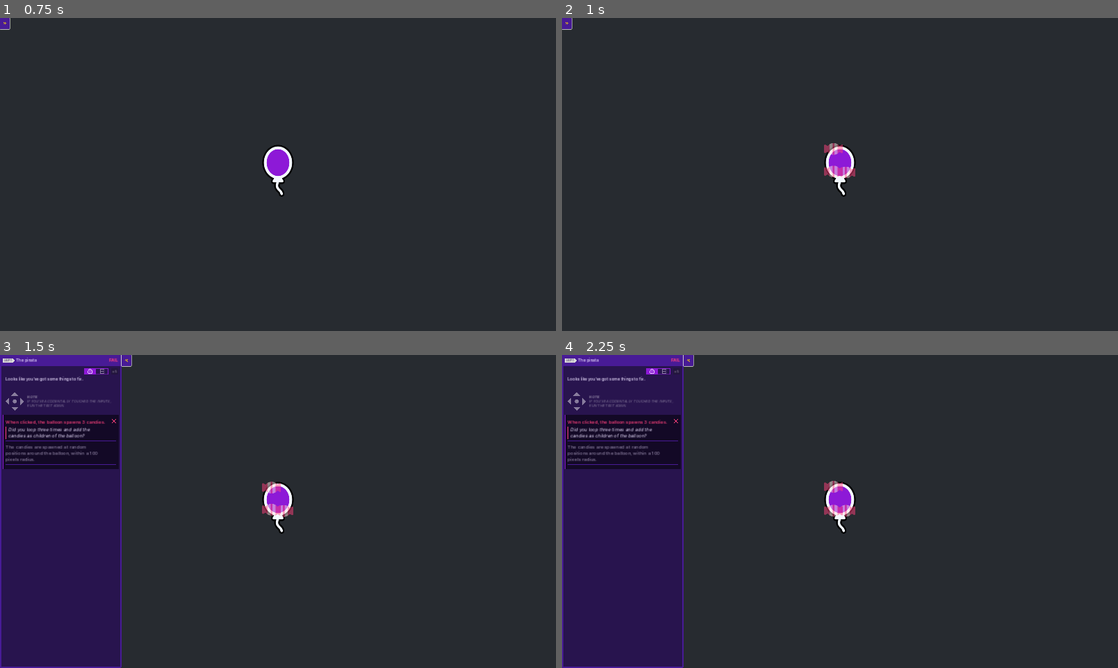
Above: before the commit, frames 1-4 (two rows, left to right).
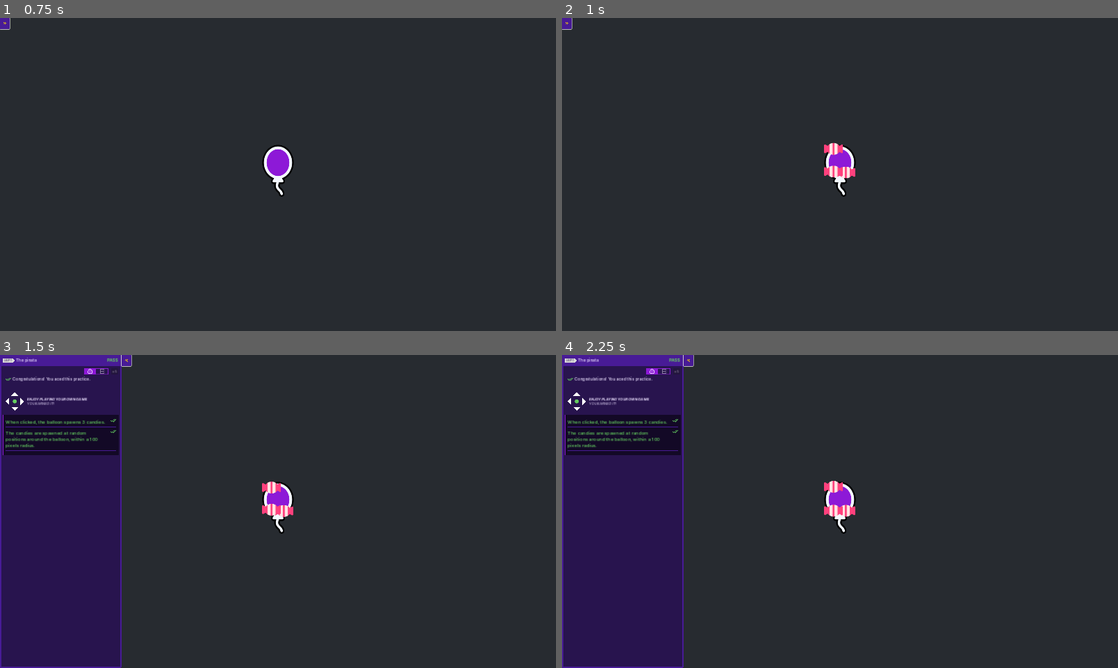
Above: after the commit, the same moments.

Repository: ylirin/2d-GameDev-Course
Game: Godot game, scene res://practices/L6.P1.the_pinata/the_pinata.tscn
Same seed, same stepped clock (60 frames per second), same inputs: the game is played once before the commit and once after it. This scene is started directly instead of the project's main scene.
Inputs (mouse positions are in pixels of both pictures, inside the frame that each line leads up to):
- Up to frame 1 (0.75 s): click (127, 24) at 0.5 s
- Up to frame 2 (1 s): no input
- Up to frame 3 (1.5 s): tap Enter at 1.25 s; move the mouse to (278, 511) at 1.27 s; press the mouse at (278, 511) at 1.28 s; hold D (move_right) from 1.28 s (still down)
- Up to frame 4 (2.25 s): tap Space at 1.52, 2 s; move the mouse to (840, 508) at 2.02 s; release D (move_right) at 2.03 s; release the mouse at (840, 508) at 2.03 s; hold S (move_down) from 2.03 s (still down); right-click (840, 508) at 2.1 s; click (840, 508) at 2.17 s

Frame 1 is identical in both runs. In frame 2, 0.3% of the frame differs, in the area x 47-53%, y 39-52%; in frame 3, 2.5%, in the area x 0-53%, y 1-52%; in frame 4, 2.5%.

Commit message:
L6. UPDATE

Diff:
--- a/M06.looting_workbook/practices/L6.P1.the_pinata/balloon_pinata.gd
+++ b/M06.looting_workbook/practices/L6.P1.the_pinata/balloon_pinata.gd
@@ -19,14 +19,16 @@
 
 func spawn_candy() -> void:
 	# You have to loop 3 times over the next lines of code!
-	for current_index in range(0):
+	for current_index in range(3):
 		# Complete the variables to calculate a random position in a circle using polar coordinates.
-		var radius := 0.0
-		var angle := 0.0
+		var radius := randf_range(0.0, 100.0)
+		var angle := randf_range(0.0, 2.0 * PI)
 
-		var random_direction := Vector2()
-		var random_position := Vector2()
+		var random_direction := Vector2(1.0, 0.0).rotated(angle)
+		var random_position := (radius * random_direction)
 
 		# Instantiate and add the candy as a child of the piñata.
 		const CANDY_PACKED_SCENE := preload("candy/candy.tscn")
-		var candy: Node2D = null
+		var candy: Node2D = CANDY_PACKED_SCENE.instantiate()
+		add_child(candy)
+		candy.position = random_position
--- a/M06.looting_workbook/practices/L6.P1.the_pinata/the_pinata.tscn
+++ b/M06.looting_workbook/practices/L6.P1.the_pinata/the_pinata.tscn
@@ -1,16 +1,11 @@
-[gd_scene load_steps=3 format=3]
+[gd_scene load_steps=2 format=3 uid="uid://bknisi7mlbrn8"]
 
 [ext_resource type="PackedScene" path="res://practices/L6.P1.the_pinata/balloon_pinata.tscn" id="1_33y8y"]
-[ext_resource type="Script" path="res://practices/L6.P1.the_pinata/balloon_pinata.gd" id="2_qwpvp"]
 
 [node name="ThePiñata" type="Node2D"]
 metadata/_edit_horizontal_guides_ = []
 
-[node name="BalloonPinata" type="Area2D" parent="." instance=ExtResource("1_33y8y")]
-position = Vector2(960, 540)
-collision_layer = 2
-collision_mask = 0
-script = ExtResource("2_qwpvp")
+[node name="BalloonPinata" parent="." instance=ExtResource("1_33y8y")]
 
 [node name="ExtraVisuals" type="Node" parent="."]
 
